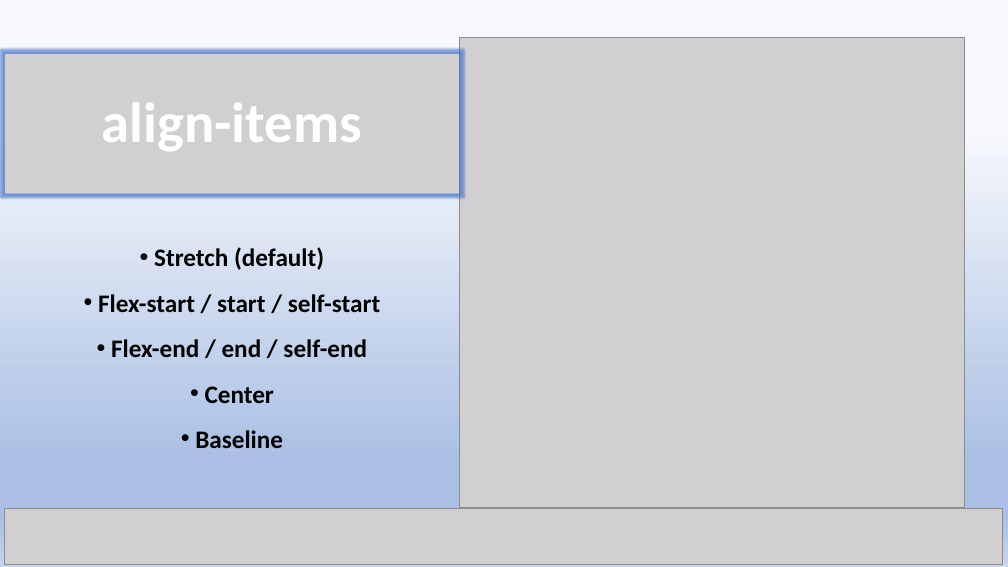
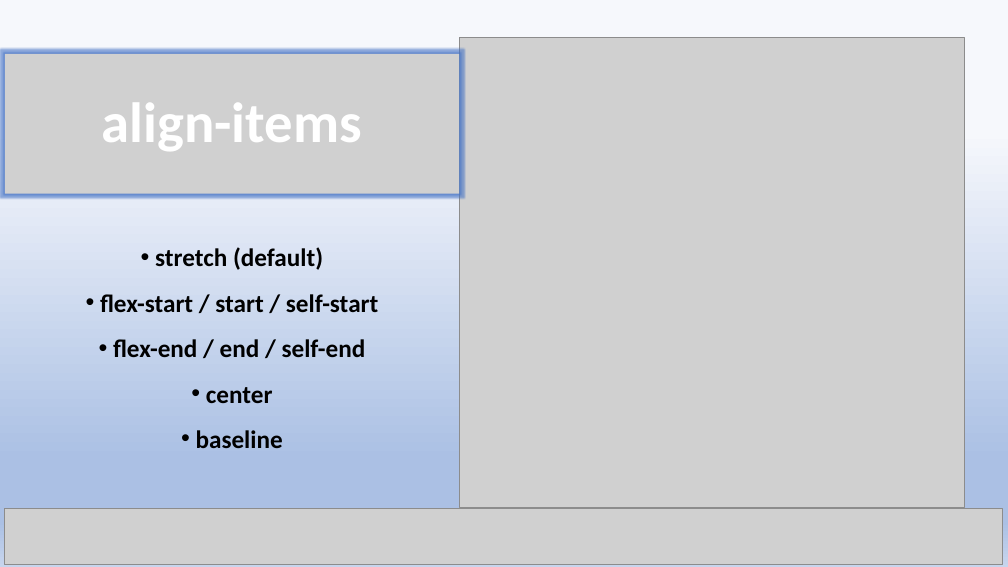
Before and after one commit to AdHouen/COURS_ANGLAIS, a slide deck: slide 7 of Exposé/Presentation Flex Box.pptx. Drawn at 1008x567 pixels with LibreOffice and Linux fonts; fonts in the diff are those of the drawing; grey boxes stand for pictures. Boxes give left, top, right and bottom in pixels: in the first picture for what was removed or moved away, otherwise in the second. Text is boxed around its words. In the diff, an @@ line names an element or a change of style, - is before the commit and + after.

```diff
--- a/Exposé/Presentation Flex Box.pptx
+++ b/Exposé/Presentation Flex Box.pptx
@@ text at bbox=[100, 247, 378, 448]: text changed @@
-• Stretch (default)
-• Flex-start / start / self-start
-• Flex-end / end / self-end
-• Center
-• Baseline
+• stretch (default)
+• flex-start / start / self-start
+• flex-end / end / self-end
+• center
+• baseline
```
Also in this commit, not shown: 9 other slides changed, 1 other file.
